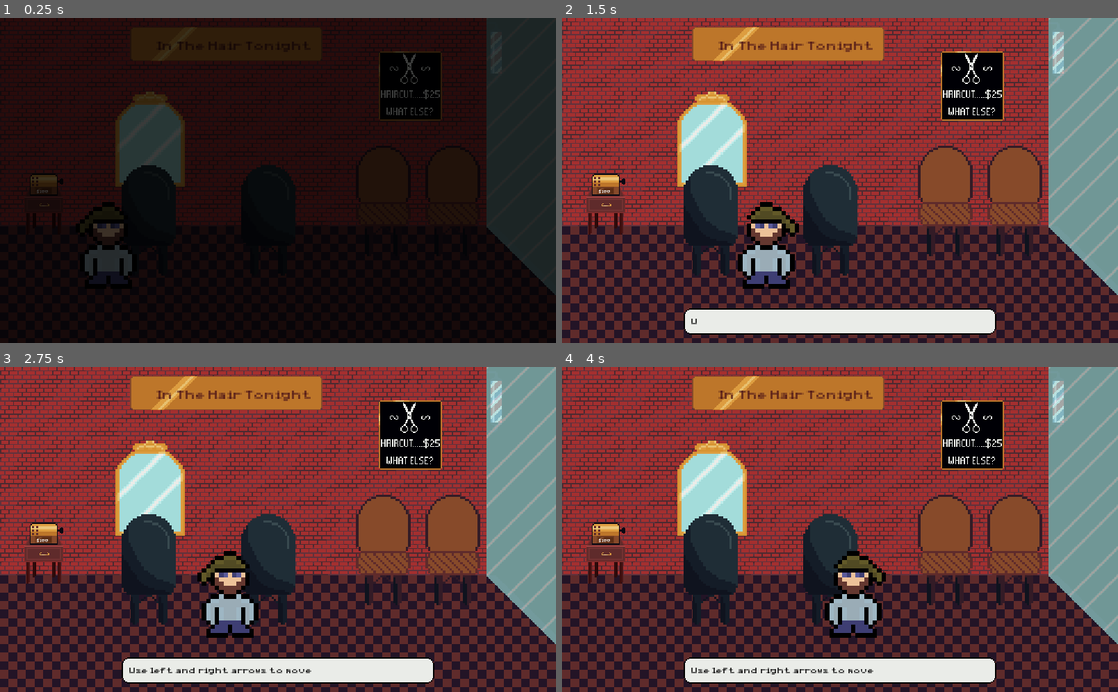
Above: before the commit, frames 1-4 (two rows, left to right).
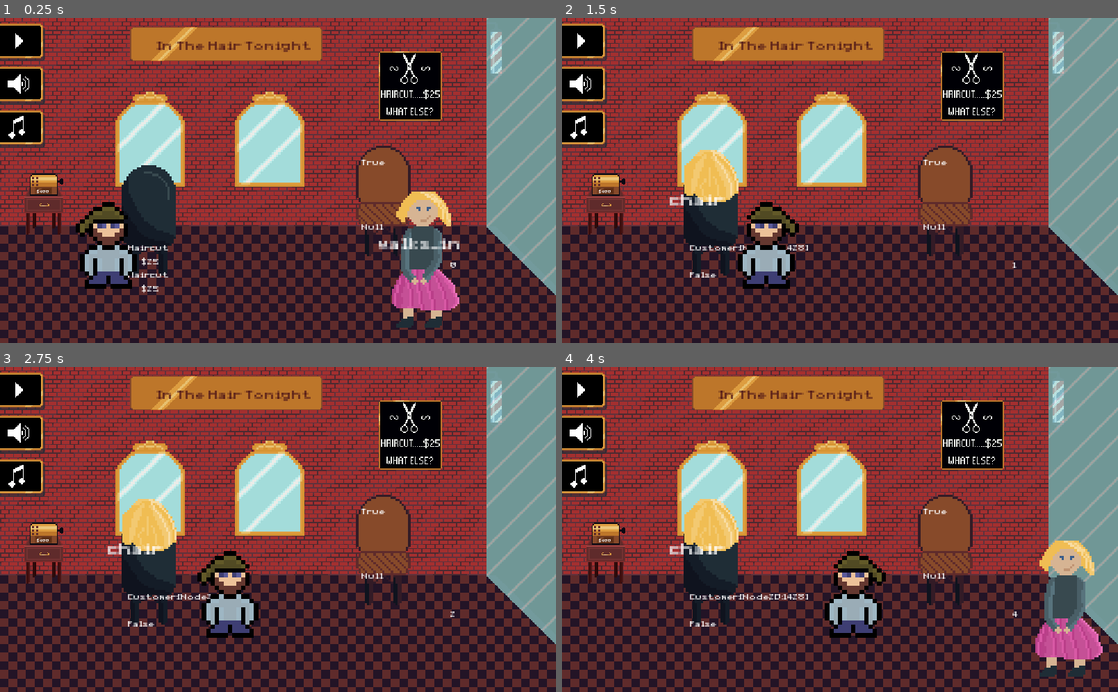
Above: after the commit, the same moments.

Repository: sdelay01/ld51
Game: Godot game, scene res://scenes/Game.tscn
Two runs of this game, one before a commit and one after it. Both use one fixed random seed, a clock stepped at 60 frames per second and the inputs below.
Inputs (mouse positions are in pixels of both pictures, inside the frame that each line leads up to):
- Up to frame 1 (0.25 s): no input
- Up to frame 2 (1.5 s): tap Enter at 0.5, 1.25 s; move the mouse to (962, 164) at 0.52 s; hold Right (ui_right) 0.53-1.28 s; click (962, 164) at 0.67 s; move the mouse to (840, 320) at 1.27 s; hold Left (ui_left) from 1.28 s (still down); click (840, 320) at 1.42 s
- Up to frame 3 (2.75 s): move the mouse to (333, 458) at 2.02 s; release Left (ui_left) at 2.03 s; hold Right (ui_right) from 2.03 s (still down); click (333, 458) at 2.17 s
- Up to frame 4 (4 s): move the mouse to (812, 594) at 2.77 s; click (812, 594) at 2.92 s; move the mouse to (1006, 578) at 3.52 s; release Right (ui_right) at 3.53 s; hold Left (ui_left) from 3.53 s (still down); click (1006, 578) at 3.67 s

The runs differ from the first frame. In frame 1, 96% of the frame differs, in the area x 0-100%, y 0-100%; in frame 2, 16%; in frame 3, 16%; in frame 4, 19%.

Commit message:
fil dattente fixed

Diff:
--- a/scenes/Customer.gd
+++ b/scenes/Customer.gd
@@ -22,6 +22,8 @@
 var isReady = false
 var blocked = false
 
+var availableIndex = null
+
 func _ready():
 	position = Vector2(400, lineY)
 	persona = 1
@@ -41,20 +43,16 @@
 		var strIndex = rng.randi_range(0, 25)
 		string += alphabet[strIndex]
 	actions = string
-	print(actions_needed, "String is ", string)
-	#actions = "AZERT" # todo REMOVE THIS
+	actions = "AZERT" # todo REMOVE THIS
 
 func find_target():
-	var nextChair = salon.get_next_chair()
-	if nextChair:
-		if toward:
-			toward.setFree(true)
-			toward.setCustomer(null)
-		set_target(nextChair, "walks_in", "chair")
-		return
-	var nextSeat = salon.get_next_seat()
-	if nextSeat:
-		set_target(nextSeat, "walks_in", "seat")
+	var res = salon.whats_my_target(self)
+	if res:
+		toward = res[0]
+		action = "walks_in"
+		nextAction = res[1]
+		print("assignatin", self, res[2])
+		availableIndex = res[2]
 		return
 
 	if action == "walks_in":
@@ -103,7 +101,7 @@
 
 	if action == "seat":
 		waiting += delta
-		if waiting > 1:
+		if waiting > 0.3:
 			find_target()
 			waiting = 0
 
@@ -114,6 +112,6 @@
 
 	if action == "angry":
 		waiting += delta
-		if waiting > 1:
+		if waiting > 0.3:
 			find_target()
 			waiting = 0
--- a/scenes/Decor/Chair.gd
+++ b/scenes/Decor/Chair.gd
@@ -2,9 +2,12 @@
 var isFree = true
 var customer
 var eugenePresent = null
-func setFree(_isFree): isFree = _isFree
+func setFree(_isFree):
+	isFree = _isFree
+	$Free.text = str(isFree)
 func setCustomer(_customer):
 	customer = _customer
+	$Customer.text = str(customer)
 	if eugenePresent != null:
 		eugenePresent.currentCustomer = customer
 	if _customer != null and eugenePresent != null:
--- a/scenes/Decor/Chair.tscn
+++ b/scenes/Decor/Chair.tscn
@@ -1,7 +1,8 @@
-[gd_scene load_steps=4 format=2]
+[gd_scene load_steps=5 format=2]
 
 [ext_resource path="res://assets/ld51.png" type="Texture" id=1]
 [ext_resource path="res://scenes/Decor/Chair.gd" type="Script" id=2]
+[ext_resource path="res://scenes/Label.tscn" type="PackedScene" id=3]
 
 [sub_resource type="CircleShape2D" id=1]
 
@@ -20,3 +21,15 @@
 [node name="CollisionShape2D" type="CollisionShape2D" parent="Area2D"]
 position = Vector2( 64, 64 )
 shape = SubResource( 1 )
+
+[node name="Customer" parent="." instance=ExtResource( 3 )]
+margin_left = 44.0
+margin_top = 87.0
+margin_right = 84.0
+margin_bottom = 110.0
+
+[node name="Free" parent="." instance=ExtResource( 3 )]
+margin_left = 44.0
+margin_top = 112.0
+margin_right = 84.0
+margin_bottom = 135.0
--- a/scenes/Decor/Seat.tscn
+++ b/scenes/Decor/Seat.tscn
@@ -15,15 +15,15 @@
 region_rect = Rect2( 192, 64, 64, 64 )
 
 [node name="Free" parent="." instance=ExtResource( 3 )]
-visible = false
 margin_left = 45.0
 margin_top = 28.0
 margin_right = 85.0
 margin_bottom = 51.0
+text = "Free"
 
 [node name="Customer" parent="." instance=ExtResource( 3 )]
-visible = false
 margin_left = 45.0
 margin_top = 88.0
 margin_right = 85.0
 margin_bottom = 111.0
+text = "Customer"
--- a/scenes/Eugene.gd
+++ b/scenes/Eugene.gd
@@ -39,7 +39,7 @@
 
 func _on_area_entered(area):
 	var workingChair = area.get_parent()
-	if workingChair.name != "Chair": return
+	if workingChair.name.find("Chair") == -1: return
 	workingChair.eugenePresent = self
 	if workingChair.customer:
 		currentCustomer = workingChair.customer
@@ -47,7 +47,7 @@
 
 func _on_area_exited(area):
 	var workingChair = area.get_parent()
-	if workingChair.name != "Chair": return
+	if workingChair.name.find("Chair") == -1: return
 	workingChair.eugenePresent = null
 	if workingChair.customer:
 		currentCustomer = null
--- a/scenes/Salon.gd
+++ b/scenes/Salon.gd
@@ -16,7 +16,7 @@
 
 var Money = preload("res://scenes/Blocs/Money.tscn")
 var money
-var moneyAmount = 100
+var moneyAmount = 400
 
 var CustomLabel = preload("res://scenes/Label.tscn")
 
@@ -38,8 +38,13 @@
 
 var furnitureNode2D # Node2D for all seats and chairs and mirrors
 var furnitureSellNode2D
-var chairs = []
-var seats = []
+var nbChairs = 1
+var nbSeats = 1
+
+var availability = []
+var objects = []
+var mutex
+
 var tempObjects = []
 
 var finalObjective = 200
@@ -49,9 +54,10 @@
 	"buy_thing",
 	"earn_"+str(finalObjective)
 ]
-var objective = objectives[0]
+var objective = "nop" #objectives[0] # TODO ne pas oublier ça
 
 func _ready():
+	mutex = Mutex.new()
 	var bg = Background.instance()
 	add_child(bg)
 
@@ -59,10 +65,12 @@
 	add_child(furnitureNode2D)
 
 	add_mirror(1, furnitureNode2D)
-	chairs.push_back(add_chair(1, false, furnitureNode2D))
-	add_chair(2, false, furnitureNode2D) # TODO when buying
-	seats.push_back(add_seat(1, false, furnitureNode2D))
-	add_seat(2, false, furnitureNode2D) # TODO when buying
+	add_mirror(2, furnitureNode2D)
+
+	var chair1 = add_chair(1, false, furnitureNode2D)
+	var seat1 = add_seat(1, false, furnitureNode2D)
+	availability = [1, 1]
+	objects = [chair1, seat1]
 
 	eugene = Eugene.instance()
 	add_child(eugene)
@@ -87,10 +95,28 @@
 	furnitureSellNode2D = Node2D.new()
 	add_child(furnitureSellNode2D)
 
-	open_overlay()
+	#open_overlay()
 	#on_ready_to_start()
-	#prepareBuyingArea()
-	#tuto_completed()
+	prepareBuyingArea()
+	tuto_completed()
+
+func whats_my_target(_customer):
+	var index = 0
+	mutex.lock()
+	for available in availability:
+		if _customer.availableIndex != null:
+			if _customer.availableIndex < index: return
+		if available == 1:
+			var object = objects[index]
+			var name = "chair"
+			if object.name.find("Chair") == -1: name = "seat"
+			availability[index] = 0
+			if _customer.availableIndex != null: availability[_customer.availableIndex] = 1
+			mutex.unlock()
+			return [object, name, index]
+		index += 1
+	mutex.unlock()
+	return false
 
 func prepareButtons():
 	var t = ["pause", "sound", "music"]
@@ -133,26 +159,27 @@
 func trigger_buy(_area, newValue):
 	buyOpen = newValue
 	if buyOpen:
+		pause()
+		eugene.blocked = false
 		overlay.show()
 		overlay.modulate.a = 0.8
-		print(chairs.size(), " ; ", seats.size())
-		if chairs.size() == 1:
+		if nbChairs == 1:
 			tempObjects.push_back(add_mirror(2, furnitureSellNode2D))
 			tempObjects.push_back(add_chair(2, true, furnitureSellNode2D))
-		if seats.size() == 1:
+		if nbSeats == 1:
 			tempObjects.push_back(add_seat(2, true, furnitureSellNode2D))
 		if clippersLevel < 3:
 			tempObjects.push_back(add_clippers(clippersLevel + 1, furnitureSellNode2D))
-
-
 	else:
+		unpause()
 		overlay.hide()
 		for temp in tempObjects:
-			temp.queue_free()
+			call_deferred("removeBuyingObjects", temp)
 		tempObjects = []
 
+func removeBuyingObjects(_temp):
+	_temp.queue_free()
 func open_overlay():
-	print("open")
 	overlay.modulate.a = 1
 	overlay.show()
 	var tween = Tween.new()
@@ -164,7 +191,6 @@
 	tween.start()
 
 func on_ready_to_start():
-	print("on ready")
 	overlay.hide()
 	bulle.displayText([
 		"Welcome to the haidressing salon     (click to continue)",
@@ -183,6 +209,7 @@
 	counter.connect("timeout", self, "on_counter_timeout")
 	counter.position = Vector2(400, 200)
 	add_child(counter)
+	print("tuto completed")
 	add_customer()
 	prepareButtons()
 
@@ -190,7 +217,12 @@
 	add_customer()
 
 func add_customer():
-	if customers.size() >= 4: return
+	for cu in customers:
+		if cu.action == "angry":
+			displayAmountBriefly("Salon full! - $20", Color(1, 1, 1, 1), Vector2(300, 300))
+			moneyAmount -= 20
+			money.setAmount(moneyAmount)
+			return
 	var c = Customer.instance()
 	c.connect("cut_done", self, "on_cut_done")
 	customers.push_back(c)
@@ -201,6 +233,7 @@
 		c.init(self, 5 - (2 * clippersLevel - 1))
 
 func on_cut_done(_posX, _customer):
+	availability[_customer.availableIndex] = 1
 	customers.erase(_customer)
 	if objective == "first_haircut":
 		pause()
@@ -255,16 +288,6 @@
 	counter.blocked = false
 	for c in customers:
 		c.blocked = false
-
-func get_next_chair():
-	for c in chairs:
-		if c.isFree: return c
-	return false
-
-func get_next_seat():
-	for s in seats:
-		if s.isFree: return s
-	return false
 
 func add_chair(_rank, _withPriceTag, _parent):
 	var c = Chair.instance()
@@ -329,7 +352,6 @@
 	clippers.connect("input_event", self, "on_click_buy", ["clippers", clippers.price, clippers.position])
 	return clippers
 
-
 func on_click_buy(_viewport, event, _shape_idx, _type, _price, _objectPos):
 	if event is InputEventMouseButton and event.pressed and event.button_index == BUTTON_LEFT:
 		if moneyAmount >= _price:
@@ -338,10 +360,23 @@
 			money.setAmount(moneyAmount)
 			trigger_buy(null, false)
 			if _type == "seat":
-				seats.push_back(add_seat(2, false, furnitureNode2D))
+				var s = add_seat(2, false, furnitureNode2D)
+				nbSeats += 1
+				mutex.lock()
+				objects.push_back(s)
+				availability.push_back(1)
+				mutex.unlock()
 			if _type == "chair":
 				add_mirror(2, furnitureNode2D)
-				chairs.push_back(add_chair(2, false, furnitureNode2D))
+				var c = add_chair(2, false, furnitureNode2D)
+				nbChairs += 1
+				mutex.lock()
+				objects.insert(1, c)
+				availability.insert(1, 1)
+				for cu in customers:
+					if cu.availableIndex != null and cu.availableIndex >= 1:
+						cu.availableIndex += 1
+				mutex.unlock()
 			if _type == "clippers":
 				clippersLevel += 1
 			if objective == "buy_thing":
@@ -367,7 +402,6 @@
 	add_child(n2)
 	l.text = _text
 	n2.scale = Vector2(1.5, 1.5)
-	print("posX", _objectPos)
 	var tween = Tween.new()
 	tween.interpolate_property(n2, "modulate",
 		Color(1, 1, 1, 1), Color(1, 1, 1, 0), 1.5,
@@ -375,5 +409,9 @@
 	tween.interpolate_property(n2, "position",
 		_objectPos, _objectPos + Vector2(0, -20), 1.5,
 		Tween.TRANS_QUART, Tween.EASE_IN)
-	add_child(tween)
+	n2.add_child(tween)
+	tween.connect("tween_all_completed", self, "remove_brief_display", [n2])
 	tween.start()
+
+func remove_brief_display(node2d):
+	node2d.queue_free()
Not shown, changed: Readme.md
